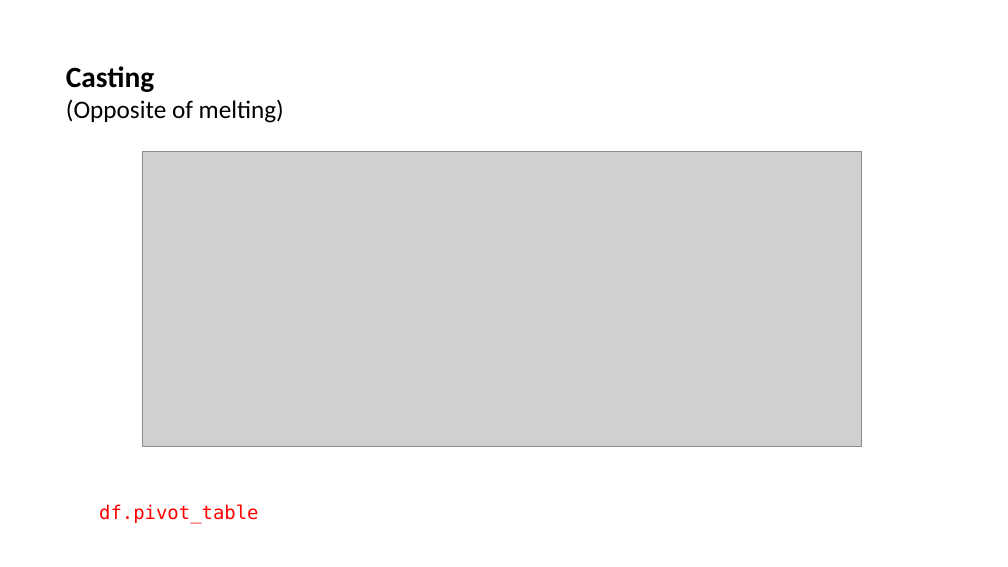
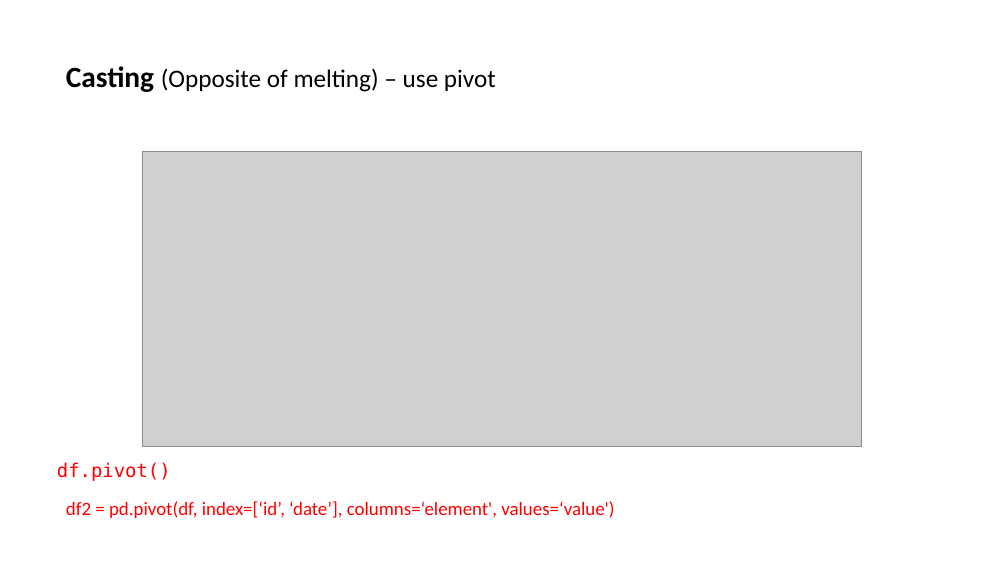
Before and after one commit to nicksavill/DEB_development, a slide deck: slide 10 of Week_2/TIdy_data.pptx (slide 9 before the commit). Drawn at 1008x567 pixels with LibreOffice and Linux fonts; fonts in the diff are those of the drawing; grey boxes stand for pictures. Boxes give left, top, right and bottom in pixels: in the first picture for what was removed or moved away, otherwise in the second. Text is boxed around its words. In the diff, an @@ line names an element or a change of style, - is before the commit and + after.

```diff
--- a/Week_2/TIdy_data.pptx
+++ b/Week_2/TIdy_data.pptx
@@ text at bbox=[66, 66, 496, 92]: text changed @@
-Casting
-(Opposite of melting)
+Casting (Opposite of melting) – use pivot
@@ text at bbox=[57, 462, 171, 481]: text changed @@
-df.pivot_table
+df.pivot()
@@ text added at bbox=[66, 501, 614, 518], 18 pt, text #FF0000 @@
+df2 = pd.pivot(df, index=[‘id’, ‘date’], columns=‘element', values=‘value')
```
Also in this commit, not shown: 2 other slides changed, 18 other files.
